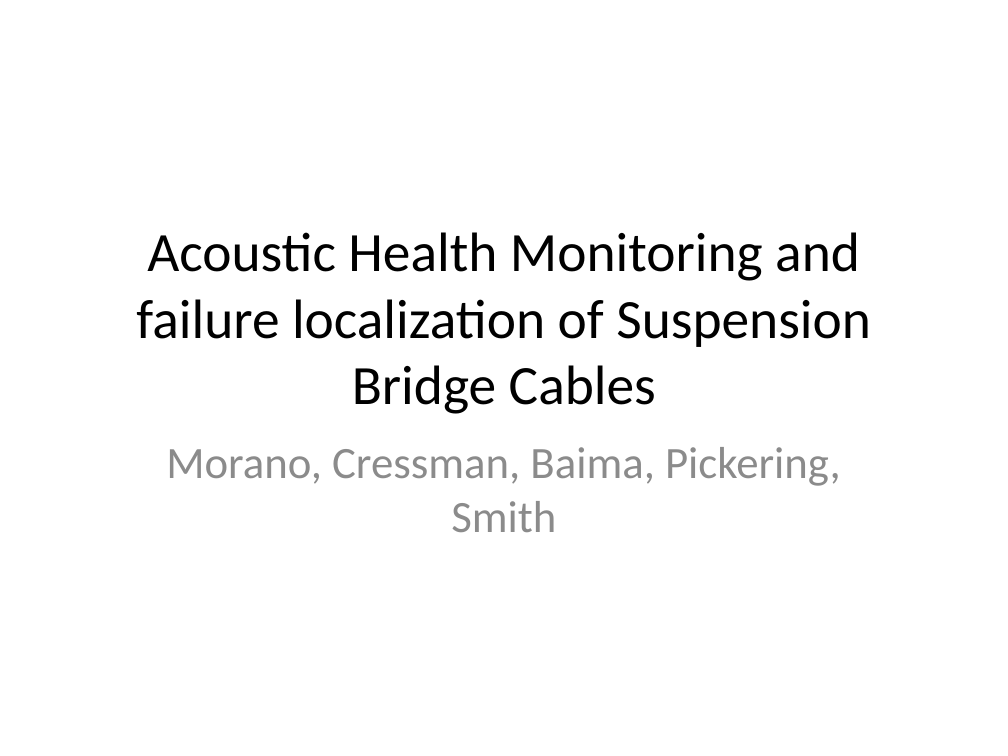
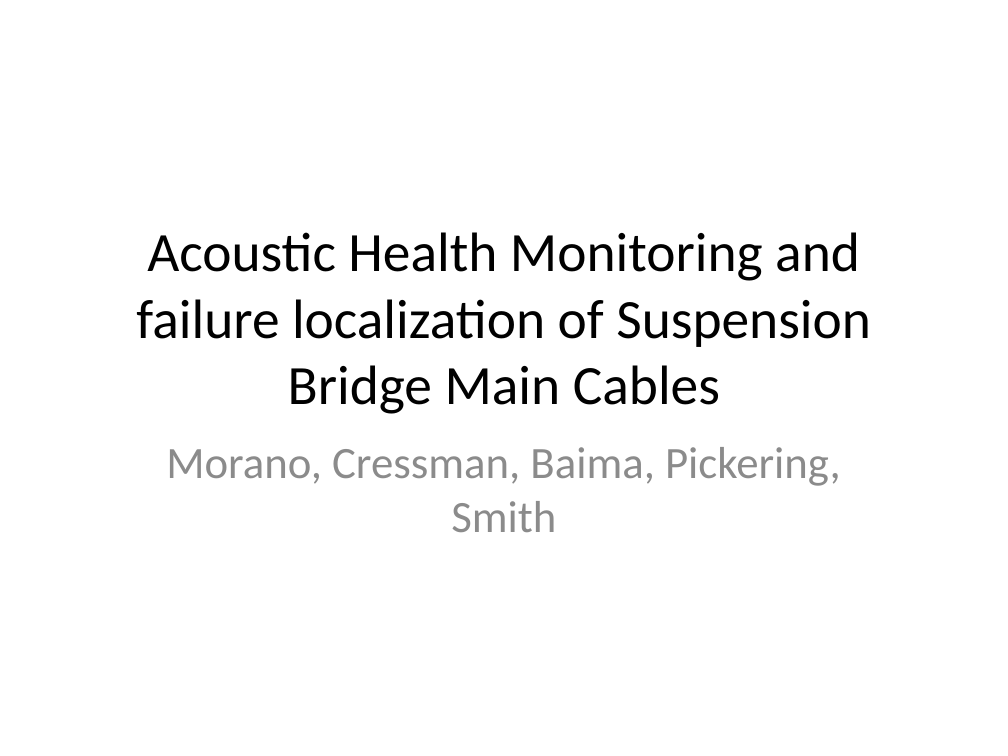
Before and after one commit to embeddedsensors/bridge-monitoring-doc, a slide deck: slide 1 of Preiliminary Report/PrelimReport.pptx. Drawn at 1008x756 pixels with LibreOffice and Linux fonts; fonts in the diff are those of the drawing. Boxes give left, top, right and bottom in pixels: in the first picture for what was removed or moved away, otherwise in the second. Text is boxed around its words. In the diff, an @@ line names an element or a change of style, - is before the commit and + after.

```diff
--- a/Preiliminary Report/PrelimReport.pptx
+++ b/Preiliminary Report/PrelimReport.pptx
@@ title at bbox=[136, 232, 871, 414]: text changed @@
-Acoustic Health Monitoring and failure localization of Suspension Bridge Cables
+Acoustic Health Monitoring and failure localization of Suspension Bridge Main Cables
```
Also in this commit, not shown: 4 other files.
